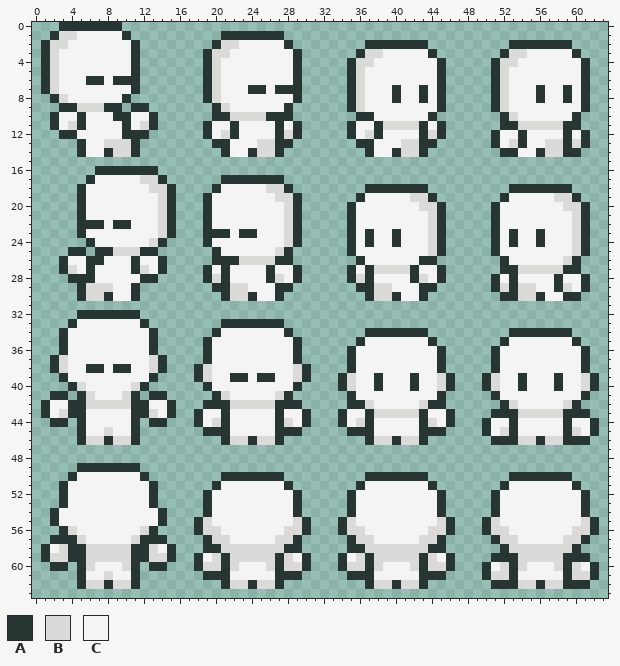
Pixel-art sprite: assets/image/player/damage.png. The first picture shows the starting point.
The file is 64x64 pixels.
Palette (. is transparent): A #283633  B #dadad8  C #f4f4f4
Pixels before, first column x 1:
 0 ..AAAAAAA.....................................................
 1 .ABBCCCCCA..........AAAAAAA...................................
 2 ABBCCCCCCCA........ABBCCCCCA........AAAAAAA.........AAAAAAA...
 3 ABCCCCCCCCA.......ABBCCCCCCCA......ABBCCCCCA.......ABBCCCCCA..
 4 ABCCCCCCCCA.......ABCCCCCCCCA.....ABBCCCCCCCA.....ABBCCCCCCCA.
 5 ABCCCCCCCCA.......ABCCCCCCCCA.....ABCCCCCCCCA.....ABCCCCCCCCA.
 6 ABCCCAACAAA.......ABCCCCCCCCA.....ABCCCCCCCCA.....ABCCCCCCCCA.
 7 ABCCCCCCCCA.......ABCCCAACAAA.....ABCCCACCACA.....ABCCCACCACA.
 8 .ABCCCCCCA........ABCCCCCCCCA.....ABCCCACCACA.....ABCCCACCACA.
 9 ..AABBBAA.AA.......ABCCCCCCA......ABCCCCCCCCA.....ABCCCCCCCCA.
10 .ACCACCCAACCA......AABBBBAAA.......AACCCCCCA.......ABCCCCCCA..
11 .ACBACCCCACBA.....ACCACCCCACA.....ACCABBBBACA......AABBBBBAA..
12 ..AACCCCCAAA......ACBACCCCABA.....ACBACCCCABA.....ACCACCCCACA.
13 ....ACCBBBA........AACCCBBAA.......AACCCBBAA......ACBACCBBABA.
14 ....ACCABBA.........ACCABBA.........ACCABBA........AACCABBAA..
15 ..............................................................
16 ......AAAAAAA.................................................
17 .....ACCCCCBBA......AAAAAAA...................................
18 ....ACCCCCCCBBA....ACCCCCBBA........AAAAAAA.........AAAAAAA...
19 ....ACCCCCCCCBA...ACCCCCCCBBA......ACCCCCBBA.......ACCCCCBBA..
20 ....ACCCCCCCCBA...ACCCCCCCCBA.....ACCCCCCCBBA.....ACCCCCCCBBA.
21 ....ACCCCCCCCBA...ACCCCCCCCBA.....ACCCCCCCCBA.....ACCCCCCCCBA.
22 ....AAACAACCCBA...ACCCCCCCCBA.....ACCCCCCCCBA.....ACCCCCCCCBA.
23 ....ACCCCCCCCBA...AAACAACCCBA.....ACACCACCCBA.....ACACCACCCBA.
24 .....ACCCCCCBA....ACCCCCCCCBA.....ACACCACCCBA.....ACACCACCCBA.
25 ...AA.AABBBAA......ACCCCCCBA......ACCCCCCCCBA.....ACCCCCCCCBA.
26 ..ACCAACCCACCA.....AAABBBBAA.......ACCCCCCAA.......ACCCCCCBA..
27 ..ABCACCCCABCA....ACACCCCACCA.....ACABBBBACCA......AABBBBBAA..
28 ...AAACCCCCAA.....ABACCCCABCA.....ABACCCCABCA.....ACACCCCACCA.
29 ....ABBBCCA........AABBCCCAA.......AABBCCCAA......ABABBCCABCA.
30 ....ABBACCA.........ABBACCA.........ABBACCA........AABBACCAA..
31 ..............................................................
32 ....AAAAAAA...................................................
33 ...ACCCCCCCA........AAAAAAA...................................
34 ..ACCCCCCCCCA......ACCCCCCCA........AAAAAAA.........AAAAAAA...
35 ..ACCCCCCCCCA.....ACCCCCCCCCA......ACCCCCCCA.......ACCCCCCCA..
36 ..ACCCCCCCCCA.....ACCCCCCCCCA.....ACCCCCCCCCA.....ACCCCCCCCCA.
37 .ABCCCCCCCCCBA....ACCCCCCCCCA.....ACCCCCCCCCA.....ACCCCCCCCCA.
38 .ABCCAACAACCBA...ABCCCCCCCCCBA....ACCCCCCCCCA.....ACCCCCCCCCA.
39 ..ACCCCCCCCCA....ABCCAACAACCBA...ABCCACCCACCBA...ABCCACCCACCBA
40 ...ABCCCCCBA......ACCCCCCCCCA....ABCCACCCACCBA...ABCCACCCACCBA
41 .AA.ABCCCBA.AA.....ABCCCCCBA......ACCCCCCCCCA.....ACCCCCCCCCA.
42 ACCAABBBBBAACCA...AAABBBBBAAA.....AABCCCCCBAA......ABCCCCCBA..
43 ACBAACCCCCAABCA..ACCACCCCCACCA...ACCABBBBBACCA....AAABBBBBAAA.
44 .AA.ACCCCCA.AA...ACBACCCCCABCA...ACBACCCCCABCA...ACCACCCCCACCA
45 ....ACCBCCA.......AAACCCCCAAA.....AAACCCCCAAA....ACBACCCCCABCA
46 ....ABBABBA.........ABBABBA.........ABBABBA.......AAABBABBAAA.
47 ..............................................................
48 ..............................................................
49 ....AAAAAAA...................................................
50 ...ACCCCCCCA........AAAAAAA.........AAAAAAA.........AAAAAAA...
51 ..ACCCCCCCCCA......ACCCCCCCA.......ACCCCCCCA.......ACCCCCCCA..
52 ..ACCCCCCCCCA.....ACCCCCCCCCA.....ACCCCCCCCCA.....ACCCCCCCCCA.
53 ..ACCCCCCCCCA.....ACCCCCCCCCA.....ACCCCCCCCCA.....ACCCCCCCCCA.
54 .ACCCCCCCCCCCA....ACCCCCCCCCA.....ACCCCCCCCCA.....ACCCCCCCCCA.
55 .ACCCCCCCCCCCA...ABCCCCCCCCCBA...ABCCCCCCCCCBA...ABCCCCCCCCCBA
56 ..ABCCCCCCCBA....ABBCCCCCCCBBA...ABBCCCCCCCBBA...ABBCCCCCCCBBA
57 .AAABCCCCCBAAA....ABBCCCCCBBA.....ABBCCCCCBBA.....ABBCCCCCBBA.
58 ACBAABBBBBAABCA...AABBBBBBBAA.....AABBBBBBBAA......ABBBBBBBA..
59 ABBAABBBBBAABBA..ACBABBBBBABCA...ACBABBBBBABCA....AAABBBBBAAA.
60 .AA.ABCCCBA.AA...ABBABCCCBABBA...ABBABCCCBABBA...ACBABCCCBABCA
61 ....ACCBCCA.......AAACCCCCAAA.....AAACCCCCAAA....ABBACCCCCABBA
62 ....ABBABBA.........ABBABBA.........ABBABBA.......AAABBABBAAA.
And afterwards:
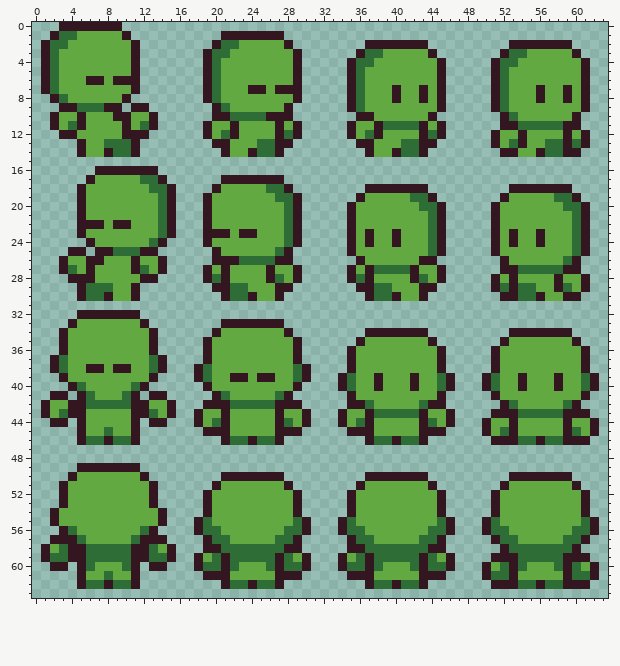
Change:
colour A: #283633 -> #33161f
colour B: #dadad8 -> #2e6d35
colour C: #f4f4f4 -> #63a941
Boxes around the changes in both pictures, in picture pixels (x1, y1, x2, y2):
changed: (41, 22, 599, 589)
